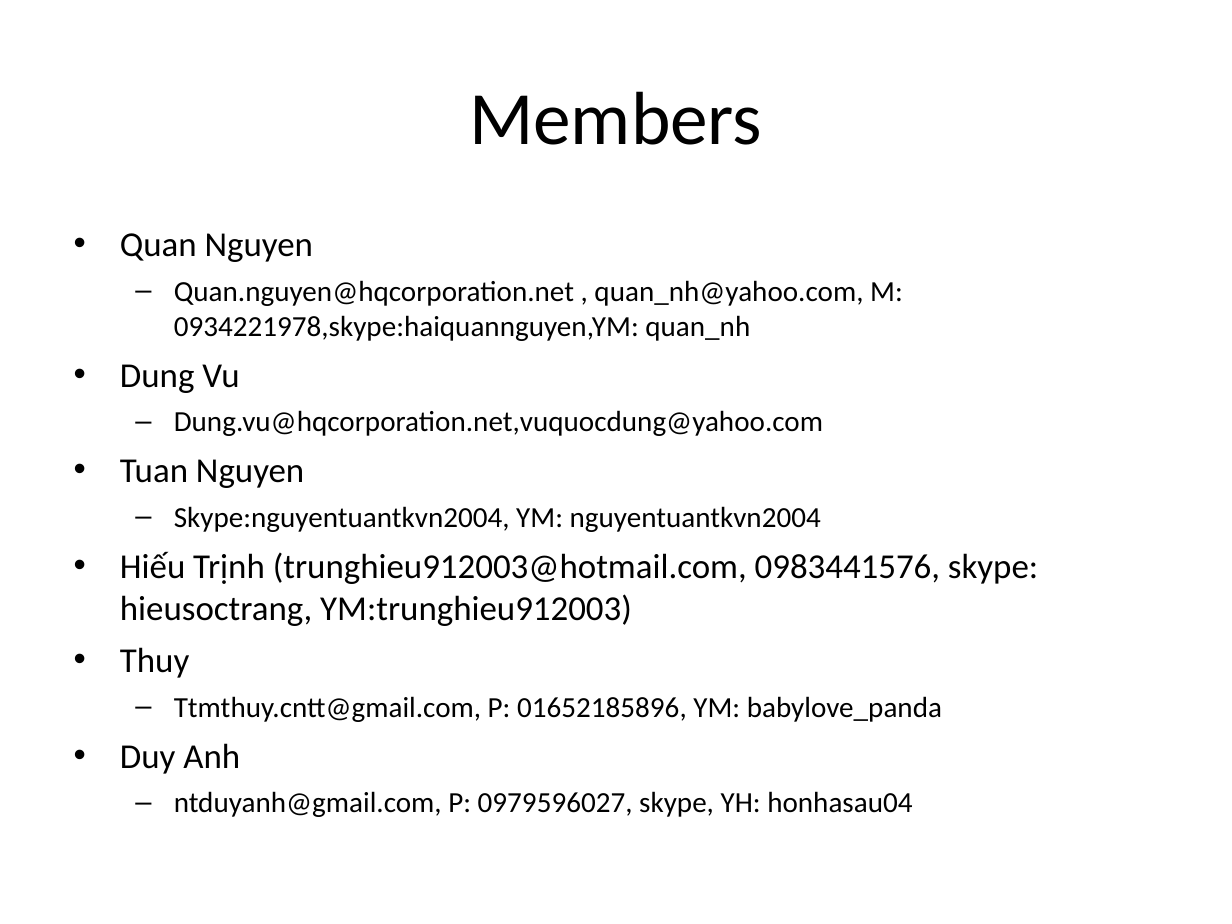
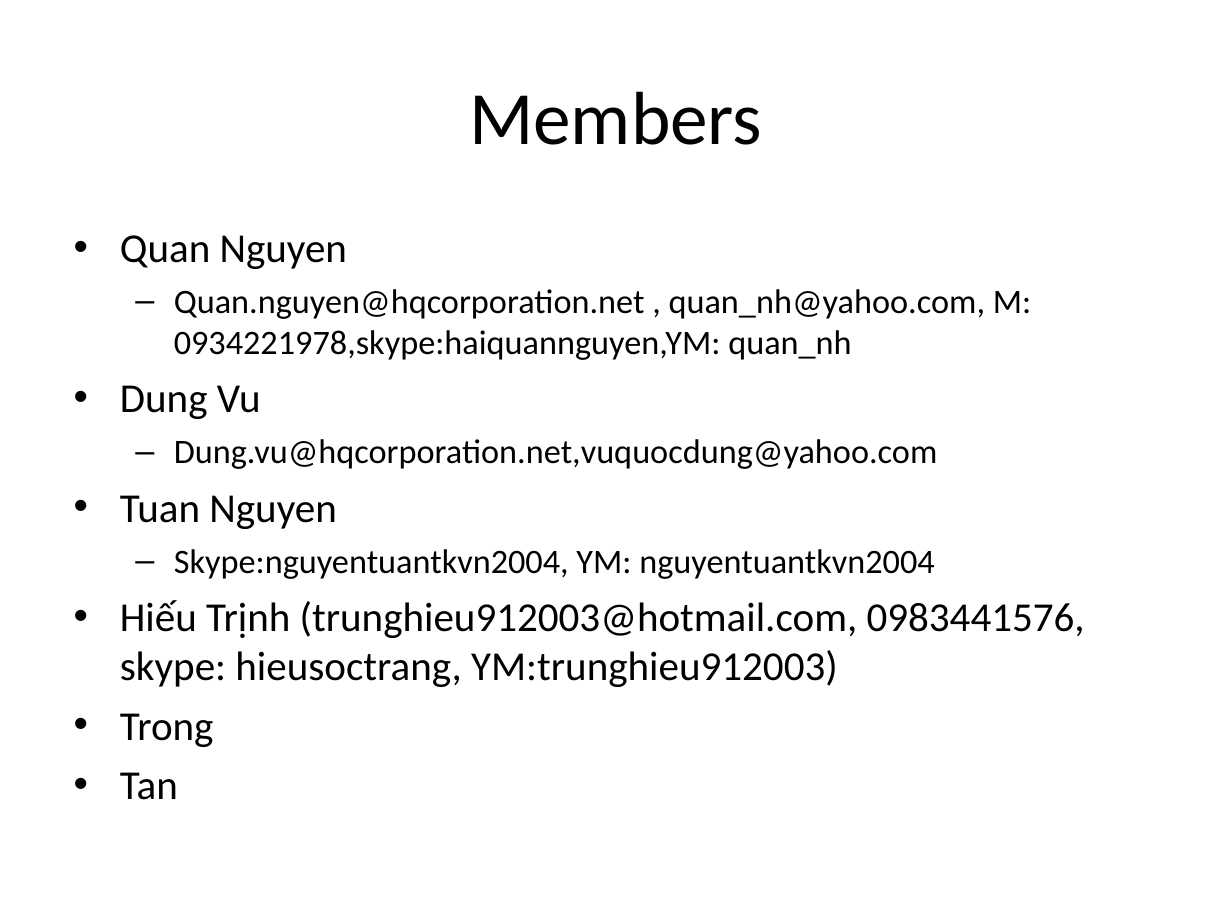
Before and after one commit to oghenez/trade-software, a slide deck: slide 2 of Documentation/Project Management/Communication Plan.ppt. Drawn at 1232x924 pixels with LibreOffice and Linux fonts; fonts in the diff are those of the drawing. Boxes give left, top, right and bottom in pixels: in the first picture for what was removed or moved away, otherwise in the second. Text is boxed around its words. In the diff, an @@ line names an element or a change of style, - is before the commit and + after.

```diff
--- a/Documentation/Project Management/Communication Plan.ppt
+++ b/Documentation/Project Management/Communication Plan.ppt
@@ text at [120,235,1085,687]: size 20.4 to 24 pt in "Quan Nguyen", "Dung Vu", "Tuan Nguyen", "Hiếu Trịnh (trunghieu912003@hotmail.com, 0983441576, skype:  ..."; size 17 to 20 pt in "Quan.nguyen@hqcorporation.net , quan_nh@yahoo.com, M: 093422 ...", "Dung.vu@hqcorporation.net,vuquocdung@yahoo.com", "Skype:nguyentuantkvn2004, YM: nguyentuantkvn2004" @@
@@ text at [120,713,214,800]: text changed; size 17 to 24 pt @@
-• Thuy
-  – Ttmthuy.cntt@gmail.com, P: 01652185896, YM: babylove_panda
-• Duy Anh
-  – ntduyanh@gmail.com, P: 0979596027, skype, YH: honhasau04
+• Trong
+• Tan
```
Also in this commit, not shown: 1 other slide changed, 1 slide added.
